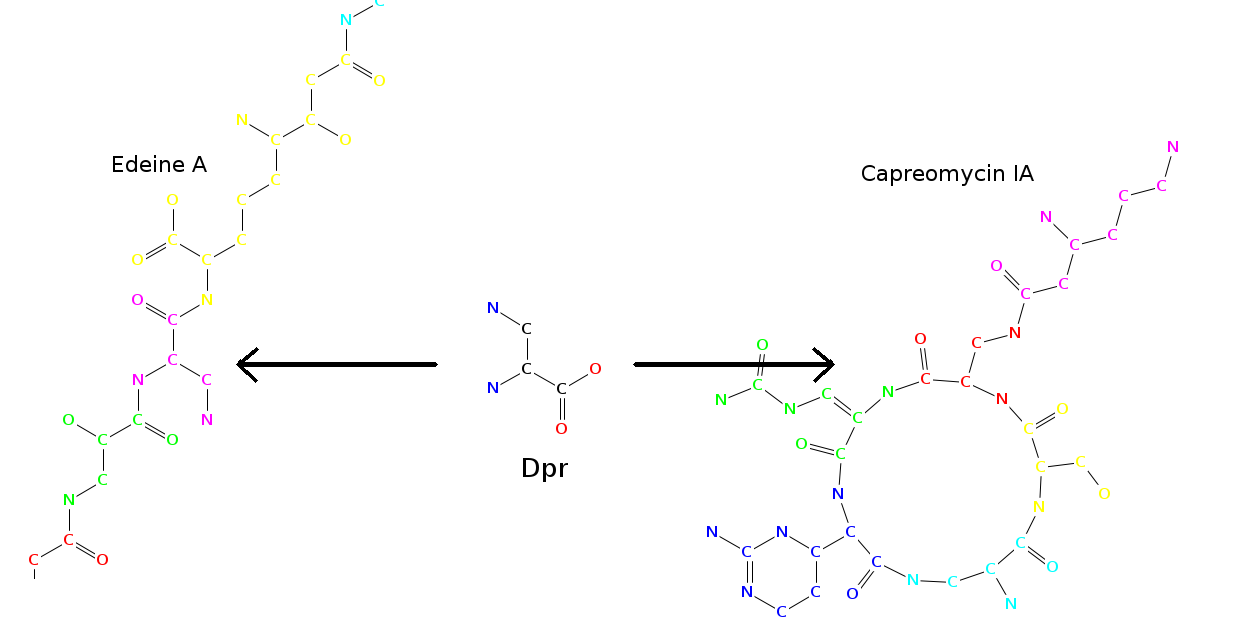
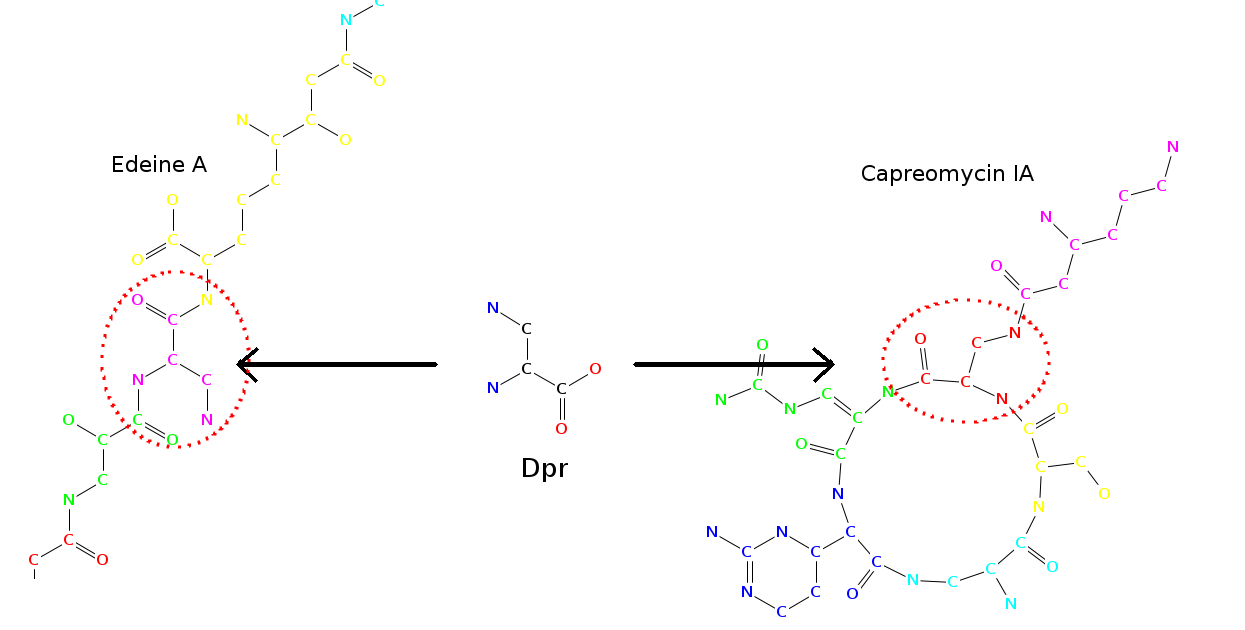
Layered file, before and after one edit (1245 × 630). Changes by layer:
added layer "Cercles" above "Arrière-plan" over [100, 270, 1051, 449]
